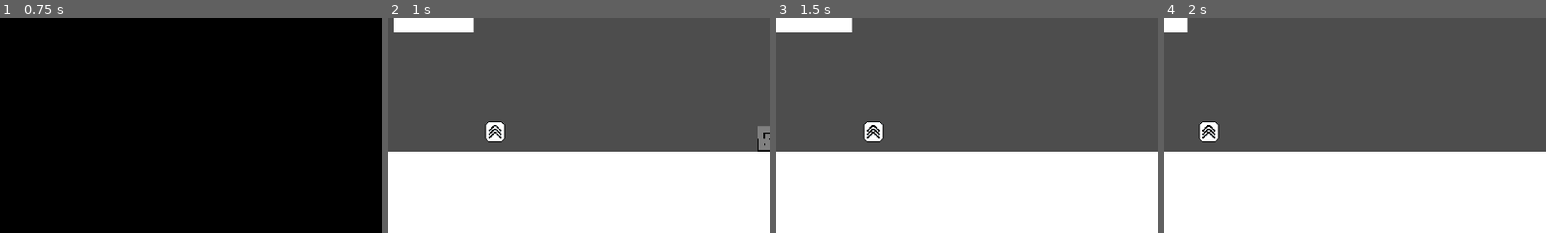
Above: before the commit, frames 1-4 (left to right).
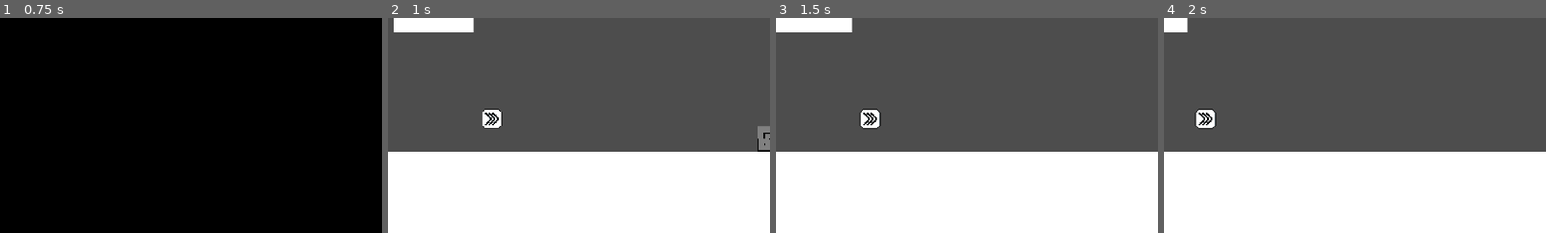
Above: after the commit, the same moments.

Repository: Wyatt5150/Godot-Wild-Jam-72
Game: Godot game, scene res://Levels/main_menu.tscn
The game is run twice, just before and just after one commit, with the same random seed, the same clock (stepped at 60 frames per second) and the same inputs. The engine's default icon, where the game draws it, is replaced by a stand-in: a white triangle on a blue panel in a dark square. Sound files missing from this copy of the repository are replaced by a short silence.
Inputs (mouse positions are % of the whole screen's width and height, from its top left):
- Up to frame 1 (0.75 s): click "START" at 0.5 s
- Up to frame 2 (1 s): no input
- Up to frame 3 (1.5 s): tap Enter at 1.25 s; move the mouse to (72, 45) at 1.27 s; hold D (Right) from 1.28 s (still down); hold S (Darken) from 1.28 s (still down); click (72, 45) at 1.42 s
- Up to frame 4 (2 s): keep holding D (Right); keep holding S (Darken); tap Space (Jump) at 1.52, 1.82 s; tap Shift (Dash) at 1.55 s
The pictures show only the part of the screen within x 0-50%, y 46-96%; the shares and areas given below are measured in that part.

Frame 1 is identical in both runs. In frame 2, 0.7% of the frame differs, in the area x 24-31%, y 42-58%; in frame 3, 0.7%; in frame 4, 0.8%, in the area x 8-15%, y 42-58%.

Commit message:
Lots of changes

Diff:
--- a/src/AutoLoads/Audio.gd
+++ b/src/AutoLoads/Audio.gd
@@ -1,26 +1,24 @@
 extends Node
 
 @onready var music = $Music
-@onready var sfx = $SFX
 
 enum MUSIC_TRACKS {MAIN_MENU, DEFAULT_LEVEL, CREDITS}
-enum SFX_TRACKS {UPGRADE}
+enum SFX_TRACKS {UPGRADE, ROCKFALL, JUMP}
 
 const MUSIC_PATHS = {
 	MUSIC_TRACKS.MAIN_MENU : "res://Art/MenuTheme.mp3",
-	MUSIC_TRACKS.DEFAULT_LEVEL : "",
+	MUSIC_TRACKS.DEFAULT_LEVEL : "res://Art/MenuTheme.mp3",
 	MUSIC_TRACKS.CREDITS : ""
 }
 
 const SFX_PATHS = {
-	SFX_TRACKS.UPGRADE : "res://Art/Pickup.mp3"
+	SFX_TRACKS.UPGRADE : "res://Art/Pickup.mp3",
+	SFX_TRACKS.ROCKFALL : "res://Art/RockFall.mp3",
+	SFX_TRACKS.JUMP : "res://Art/Jump.mp3"
 }
 
 var currentMusic = null
-var currentSFX = null
-
-func _ready():
-	ChangeMusic(MUSIC_TRACKS.MAIN_MENU)
+var audioSpeed = 1.0
 
 func ChangeMusic(track:MUSIC_TRACKS):
 	if currentMusic == track:
@@ -29,16 +27,22 @@
 	music.play()
 	currentMusic = track
 
-func ChangeSFX(track:SFX_TRACKS):
-	if currentSFX != track:
-		sfx.stream = load(SFX_PATHS[track])
-	if !sfx.playing:
-		sfx.play()
-	currentSFX = track
+func PlaySFX(track:SFX_TRACKS, useWeight:bool = false):
+	var sfx = AudioStreamPlayer.new()
+	add_child(sfx)
+	sfx.stream = load(SFX_PATHS[track])
+
+	var pitch = 1.0
+	if useWeight:
+		pitch = audioSpeed
+	pitch = pitch + randf_range(-.05, 0.05)
+	sfx.pitch_scale = pitch
+	sfx.finished.connect(Callable(sfx, "queue_free"))
+	sfx.play()
 
 func ChangeSpeed(weight:int):
-	pass
+	audioSpeed = 1.0 + (weight * .05)
+	music.pitch_scale = audioSpeed
 
 func ChangeVolume(bus, percent:float):
-
-	pass
+	AudioServer.set_bus_volume_db(bus, linear_to_db(percent/100))
--- a/src/AutoLoads/Audio.tscn
+++ b/src/AutoLoads/Audio.tscn
@@ -1,14 +1,10 @@
-[gd_scene load_steps=3 format=3 uid="uid://swpjnrjkyw3j"]
+[gd_scene load_steps=2 format=3 uid="uid://swpjnrjkyw3j"]
 
 [ext_resource type="Script" path="res://AutoLoads/Audio.gd" id="1_d80mx"]
-[ext_resource type="AudioStream" uid="uid://bicmmamgek2vu" path="res://Art/Pickup.mp3" id="2_x20nv"]
 
 [node name="Audio" type="Node"]
+process_mode = 3
 script = ExtResource("1_d80mx")
 
 [node name="Music" type="AudioStreamPlayer" parent="."]
 bus = &"Music"
-
-[node name="SFX" type="AudioStreamPlayer" parent="."]
-stream = ExtResource("2_x20nv")
-bus = &"SFX"
--- a/src/AutoLoads/player_data.gd
+++ b/src/AutoLoads/player_data.gd
@@ -12,7 +12,7 @@
 var lightMax:int = 1
 const lightMaxMax:int = 5
 
-var changeSpeed:float = 1.0
+var changeSpeed:float = 0.6
 const changeSpeedMin:float = 0.1
 const changeSpeedUpgradeStrength:float = .2
 
@@ -20,6 +20,7 @@
 
 func SetWeight(weight:int):
 	self.weight = weight
+	Audio.ChangeSpeed(weight)
 
 func GetWeight():
 	return self.weight
--- a/src/AutoLoads/settings.gd
+++ b/src/AutoLoads/settings.gd
@@ -1,6 +1,16 @@
 extends CanvasLayer
 
+@onready var buttons = $ColorRect/Buttons
+
+var button_map = {
+	"KeyBind" : "ColorRect/Panels/KeyBindings",
+	"General" : "ColorRect/Panels/GeneralSettings"
+}
+
 func _ready():
+	for button in buttons.get_children():
+		button.pressed.connect(Callable(self, "ShowMenu").bind(button.name))
+	ShowMenu("General")
 	Close()
 
 func Open():
@@ -10,3 +20,13 @@
 func Close():
 	self.hide()
 	get_tree().set_deferred("paused", false)
+
+func HideAll():
+	for button in buttons.get_children():
+		var node = get_node_or_null(button_map[button.name])
+		if node != null: node.hide()
+
+func ShowMenu(button:String):
+	HideAll()
+	var node = get_node_or_null(button_map[button])
+	if node != null: node.show()
--- a/src/AutoLoads/settings.tscn
+++ b/src/AutoLoads/settings.tscn
@@ -1,6 +1,7 @@
-[gd_scene load_steps=2 format=3 uid="uid://dbt3c5ecfigjt"]
+[gd_scene load_steps=3 format=3 uid="uid://dbt3c5ecfigjt"]
 
 [ext_resource type="Script" path="res://AutoLoads/settings.gd" id="1_t5f8c"]
+[ext_resource type="PackedScene" uid="uid://c2bh18b5w6act" path="res://Scenes/key_bindings.tscn" id="2_ktk34"]
 
 [node name="Settings" type="CanvasLayer"]
 process_mode = 3
@@ -14,24 +15,92 @@
 anchor_top = 0.5
 anchor_right = 0.5
 anchor_bottom = 0.5
-offset_left = -504.0
+offset_left = -896.0
 offset_top = -416.0
-offset_right = 504.0
-offset_bottom = 416.0
+offset_right = 896.0
+offset_bottom = 449.0
 grow_horizontal = 2
 grow_vertical = 2
 size_flags_horizontal = 4
 size_flags_vertical = 4
+color = Color(0.882353, 0.882353, 0.882353, 1)
 
 [node name="CloseSettings" type="Button" parent="ColorRect"]
 layout_mode = 1
 anchors_preset = -1
 anchor_left = 1.0
 anchor_right = 1.0
-offset_left = -168.0
-offset_top = 28.0
-offset_right = -27.0
-offset_bottom = 132.0
+offset_left = -208.0
+offset_top = 36.0
+offset_right = -67.0
+offset_bottom = 116.0
 text = "CLOSE"
 
+[node name="Buttons" type="Control" parent="ColorRect"]
+layout_mode = 1
+anchor_right = 1.0
+anchor_bottom = 0.153
+offset_bottom = -0.345016
+grow_horizontal = 2
+mouse_filter = 2
+
+[node name="General" type="Button" parent="ColorRect/Buttons"]
+layout_mode = 0
+offset_left = 64.0
+offset_top = 36.0
+offset_right = 256.0
+offset_bottom = 112.0
+text = "General"
+
+[node name="KeyBind" type="Button" parent="ColorRect/Buttons"]
+offset_left = 320.0
+offset_top = 36.0
+offset_right = 512.0
+offset_bottom = 112.0
+text = "Key Bindings"
+
+[node name="DivideLine" type="ColorRect" parent="ColorRect"]
+layout_mode = 0
+offset_left = 64.0
+offset_top = 140.0
+offset_right = 1720.0
+offset_bottom = 148.0
+color = Color(0, 0, 0, 1)
+
+[node name="Panels" type="Control" parent="ColorRect"]
+layout_mode = 1
+anchors_preset = 15
+anchor_right = 1.0
+anchor_bottom = 1.0
+offset_top = 148.0
+grow_horizontal = 2
+grow_vertical = 2
+
+[node name="KeyBindings" parent="ColorRect/Panels" instance=ExtResource("2_ktk34")]
+visible = false
+position = Vector2(-56, 0)
+
+[node name="GeneralSettings" type="Control" parent="ColorRect/Panels"]
+layout_mode = 1
+anchors_preset = 15
+anchor_right = 1.0
+anchor_bottom = 1.0
+grow_horizontal = 2
+grow_vertical = 2
+
+[node name="ColorRect" type="ColorRect" parent="ColorRect/Panels/GeneralSettings"]
+layout_mode = 1
+anchors_preset = 8
+anchor_left = 0.5
+anchor_top = 0.5
+anchor_right = 0.5
+anchor_bottom = 0.5
+offset_left = -20.0
+offset_top = -20.0
+offset_right = 20.0
+offset_bottom = 20.0
+grow_horizontal = 2
+grow_vertical = 2
+color = Color(0, 0, 0, 1)
+
 [connection signal="pressed" from="ColorRect/CloseSettings" to="." method="Close"]
--- a/src/Levels/start.tscn
+++ b/src/Levels/start.tscn
@@ -124,5 +124,4 @@
 wallStrength = -5
 
 [node name="Collectible" parent="." instance=ExtResource("5_qousp")]
-position = Vector2(704, 1000)
-collectableType = 1
+position = Vector2(696, 968)
--- a/src/Scenes/key_bindings.tscn
+++ b/src/Scenes/key_bindings.tscn
@@ -58,3 +58,6 @@
 horizontal_alignment = 1
 
 [node name="Timer" type="Timer" parent="."]
+one_shot = true
+
+[connection signal="timeout" from="Timer" to="." method="_on_timer_timeout"]
--- a/src/Scripts/Collectible.gd
+++ b/src/Scripts/Collectible.gd
@@ -26,5 +26,5 @@
 func _on_body_entered(body):
 	if body.is_in_group("Player"):
 		body.UpgradeHandler(collectableType)
-		Audio.ChangeSFX(Audio.SFX_TRACKS.UPGRADE)
+		Audio.PlaySFX(Audio.SFX_TRACKS.UPGRADE)
 		self.queue_free()
--- a/src/Scripts/key_bindings.gd
+++ b/src/Scripts/key_bindings.gd
@@ -42,7 +42,6 @@
 			arr.push_back(make_binding_button(key,i,label))
 			set_binding(key, bindings[key][i], i)
 		incr+=1
-	pass # Replace with function body.
 
 func make_binding_button(action, index, parent):
 	var but:Button = Button.new()
@@ -188,4 +187,3 @@
 	waitForInput = false
 	$Label.text = ""
 	timerLabel.text = ""
-	pass # Replace with function body.
--- a/src/Scripts/main_menu.gd
+++ b/src/Scripts/main_menu.gd
@@ -2,7 +2,11 @@
 
 var level = "res://Levels/start.tscn"
 
+func _ready():
+	Audio.ChangeMusic(Audio.MUSIC_TRACKS.MAIN_MENU)
+
 func _on_start_pressed():
+	Audio.ChangeMusic(Audio.MUSIC_TRACKS.DEFAULT_LEVEL)
 	get_tree().change_scene_to_file(level)
 
 func _on_exit_pressed():
--- a/src/Scripts/player.gd
+++ b/src/Scripts/player.gd
@@ -24,23 +24,25 @@
 const SPEED = 300.0
 const maxSpeed = 1200.0
 
+var direction = Vector2(0.0, 0.0)
+
 var gravity = ProjectSettings.get_setting("physics/2d/default_gravity")
 
 func _ready():
 	PullData()
 
 func _physics_process(delta):
-	var direction = Input.get_axis("Left", "Right")
+	direction = Input.get_axis("Left", "Right")
 
-	if not is_on_floor():
+	if !is_on_floor():
 		velocity.y += gravity * delta
 
-	LeftRightHandler(delta, direction)
+	LeftRightHandler(delta)
 
 	DarkLightHandler(delta)
 
 	JumpHandler(delta)
-	DashHandler(delta, direction)
+	DashHandler(delta)
 
 	move_and_slide()
 
@@ -62,12 +64,11 @@
 	PlayerData.SetWeight(weight)
 	modulate = PlayerData.GetColor(weight)
 
-func DashHandler(delta, direction):
+func DashHandler(delta):
 	if !hasDashUpgrade: return 0
 
 	dashTimer -= delta
 	if dashTimer < 0.0: isDashing = false
-	if is_on_wall(): isDashing = false
 
 	if !isDashing and is_on_floor(): canDash = true
 
@@ -106,10 +107,11 @@
 		Jump()
 
 func Jump():
-		velocity.y += jumpVelocity * PlayerData.GetWeightModifier()
-		jumpLock = true
+	velocity.y += jumpVelocity * PlayerData.GetWeightModifier()
+	Audio.PlaySFX(Audio.SFX_TRACKS.JUMP, true)
+	jumpLock = true
 
-func LeftRightHandler(delta, direction):
+func LeftRightHandler(delta):
 	if isDashing: return 0
 
 	if direction:
--- a/src/Terrain/Breakable/Floor/WeakFloor.gd
+++ b/src/Terrain/Breakable/Floor/WeakFloor.gd
@@ -72,6 +72,7 @@
 	terrain.set_deferred("disabled", true)
 	playerDetector.set_deferred("disabled", true)
 	dying = true
+	Audio.PlaySFX(Audio.SFX_TRACKS.ROCKFALL)
 	timer.start(respawnTime)
 
 func _on_player_detector_body_entered(body):
--- a/src/Terrain/Breakable/Wall/weakWall.gd
+++ b/src/Terrain/Breakable/Wall/weakWall.gd
@@ -76,7 +76,7 @@
 	$Terrain/CollisionShape2D.set_deferred("disabled", true)
 	$PlayerNearby/CollisionShape2D.set_deferred("disabled", true)
 	$Destroy/CollisionShape2D.set_deferred("disabled", true)
-	pass
+	Audio.PlaySFX(Audio.SFX_TRACKS.ROCKFALL)
 
 func _on_destroy_body_entered(body):
 	if body.GetDashState() and PlayerData.GetWeight() <= wallStrength:
Not shown, added: src/Art/Jump.mp3.import
Not shown, changed: src/Art/MenuTheme.mp3.import
Not shown, added: src/Art/RockFall.mp3.import
Not shown, changed: Raw Audio/Credits.txt
Not shown, added: Raw Audio/cartoon-jump-6462.mp3
Not shown, added: Raw Audio/rocks-and-gravel-slide-1-204994.mp3
Not shown, added: src/Art/Jump.mp3
Not shown, added: src/Art/RockFall.mp3
